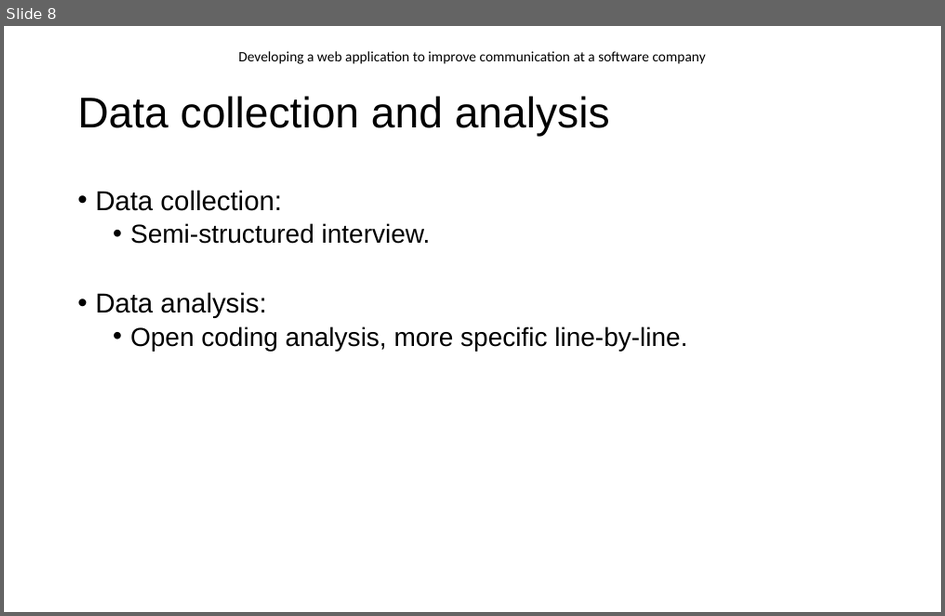
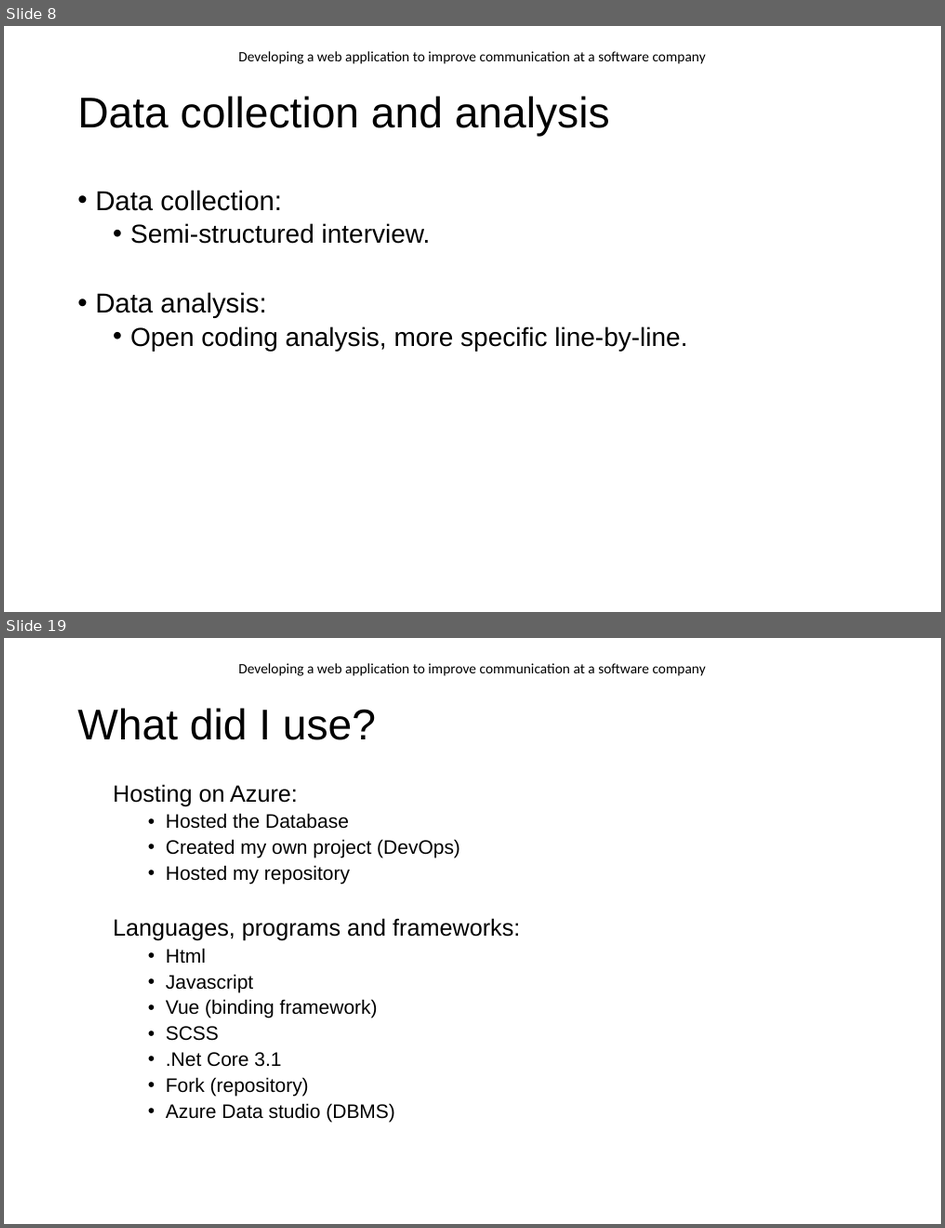
Before and after one commit to EnricoDreyer/Honors2021, a slide deck: Z ITRI 671 Research/Presentation/ITRI671_Presentation.pptx. Shown one above the other, each under a label of ours: slide 8 before the commit, slides 8 and 19 after it; the slides between them are not shown. The pictures are 945x616 and 945x1228 pixels, drawn with LibreOffice and Linux fonts; fonts in the diff are those of the drawing; background and template pictures are left out. Boxes give left, top, right and bottom in pixels: in the first picture for what was removed or moved away, otherwise in the second. Text is boxed around its words. In the diff, an @@ line names an element or a change of style, - is before the commit and + after.

```diff
--- a/Z ITRI 671 Research/Presentation/ITRI671_Presentation.pptx
+++ b/Z ITRI 671 Research/Presentation/ITRI671_Presentation.pptx
@@ slide 19 added at <box>4,638,941,1224</box>, background picture (left out) @@
@@ text added at <box>238,663,706,676</box>, 11 pt, text #000000 @@
+Developing a web application to improve communication at a software company
@@ title added at <box>77,708,376,740</box>, 33 pt, text #000000 @@
+What did I use?
@@ text added at <box>113,784,520,1123</box>, 15 pt, text #000000 @@
+  Hosting on Azure:
+    • Hosted the Database
+    • Created my own project (DevOps)
+    • Hosted my repository
+  Languages, programs and frameworks:
+    • Html
+    • Javascript
+    • Vue (binding framework)
+    • SCSS
+    • .Net Core 3.1
+    • Fork (repository)
+    • Azure Data studio (DBMS)
```
Also in this commit, not shown: 10 slides changed, 3 other slides added, 1 slide removed, 13 other files.
